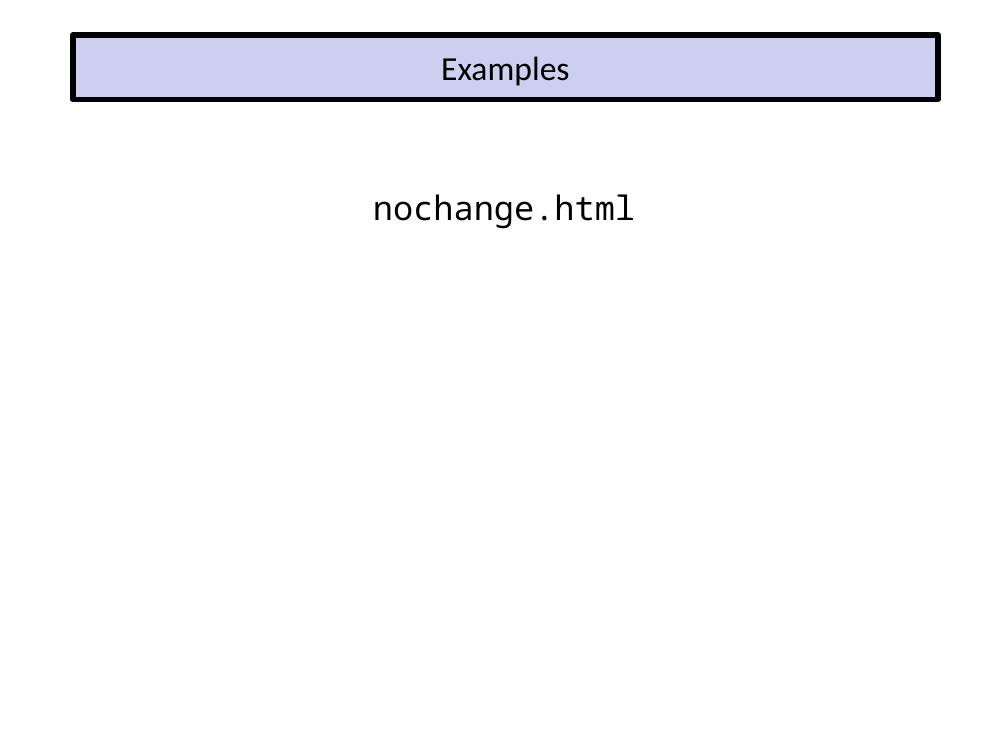
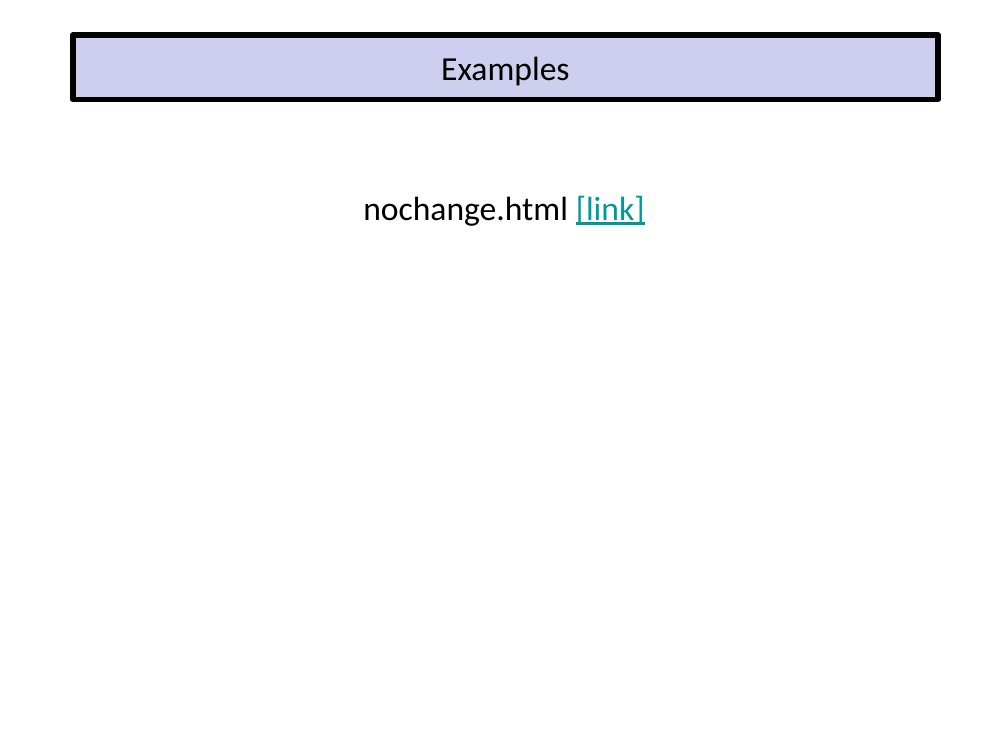
Before and after one commit to EricJPogue/www-epogue-info, a slide deck: slide 24 of CPSC-24700/Presentations/javascript-and-html.pptx. Drawn at 1008x756 pixels with LibreOffice and Linux fonts; fonts in the diff are those of the drawing. Boxes give left, top, right and bottom in pixels: in the first picture for what was removed or moved away, otherwise in the second. Text is boxed around its words. In the diff, an @@ line names an element or a change of style, - is before the commit and + after.

```diff
--- a/CPSC-24700/Presentations/javascript-and-html.pptx
+++ b/CPSC-24700/Presentations/javascript-and-html.pptx
@@ text at box(363, 195, 645, 226): text changed; font Noto Sans Mono to Calibri @@
-nochange.html
+nochange.html [link]
```
Also in this commit, not shown: 3 other slides changed, 1 slide added, 10 other files.
